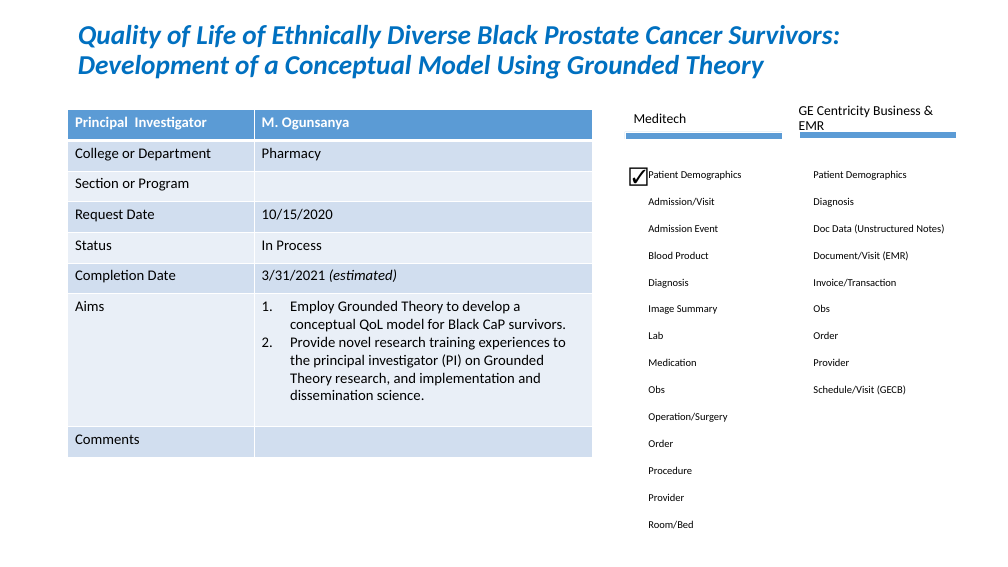
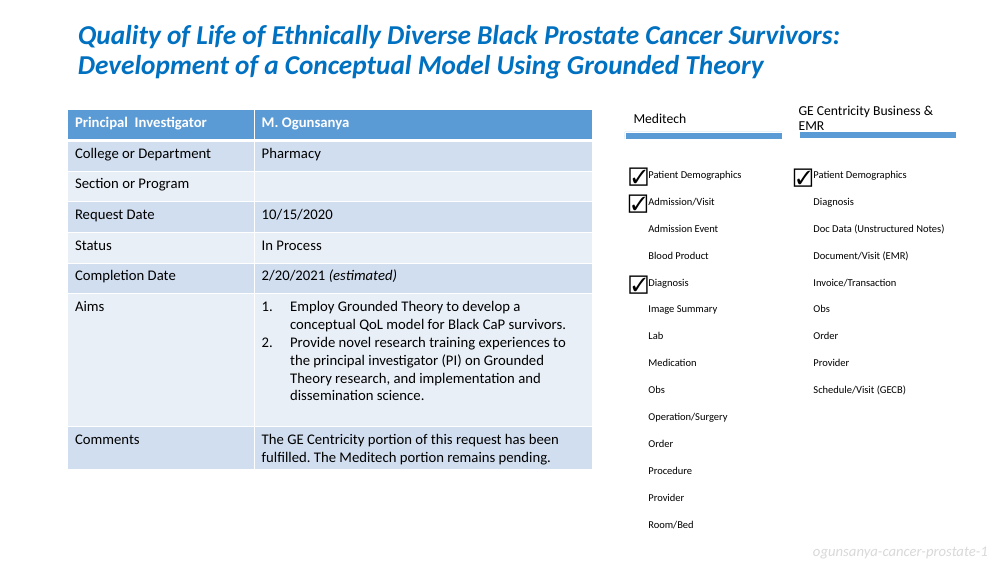
Before and after one commit to OuhscBbmc/prairie-outpost-public, a slide deck: slide 17 of publications/presentation-2021-02-aac/crdw-2021-02.pptx. Drawn at 1008x567 pixels with LibreOffice and Linux fonts; fonts in the diff are those of the drawing. Boxes give left, top, right and bottom in pixels: in the first picture for what was removed or moved away, otherwise in the second. Text is boxed around its words. In the diff, an @@ line names an element or a change of style, - is before the commit and + after.

```diff
--- a/publications/presentation-2021-02-aac/crdw-2021-02.pptx
+++ b/publications/presentation-2021-02-aac/crdw-2021-02.pptx
@@ table at [67,110,592,469] @@
-row 6, column 2: 3/31/2021 (estimated)
+row 6, column 2: 2/20/2021 (estimated)
-row 8, column 2: 
+row 8, column 2: The GE Centricity portion of this request has been fulfilled. The Meditech portion remains pending.
@@ text added at [786,161,819,191], 18 pt, text #000000 @@
+☑
@@ text added at [622,187,654,217], 18 pt, text #000000 @@
+☑
@@ text added at [622,268,654,299], 18 pt, text #000000 @@
+☑
@@ text added at [813,543,988,561], 14 pt, text #D9D9D9, italic @@
+ogunsanya-cancer-prostate-1
```
Also in this commit, not shown: 25 other slides changed, 1 slide removed.
